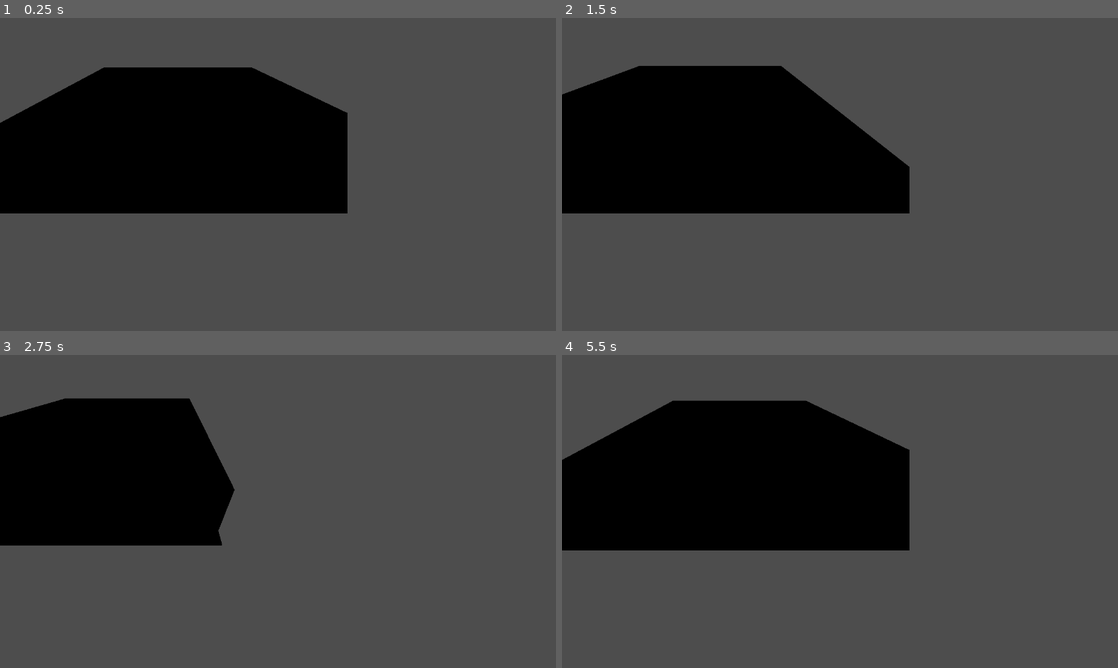
Above: before the commit, frames 1-4 (two rows, left to right).
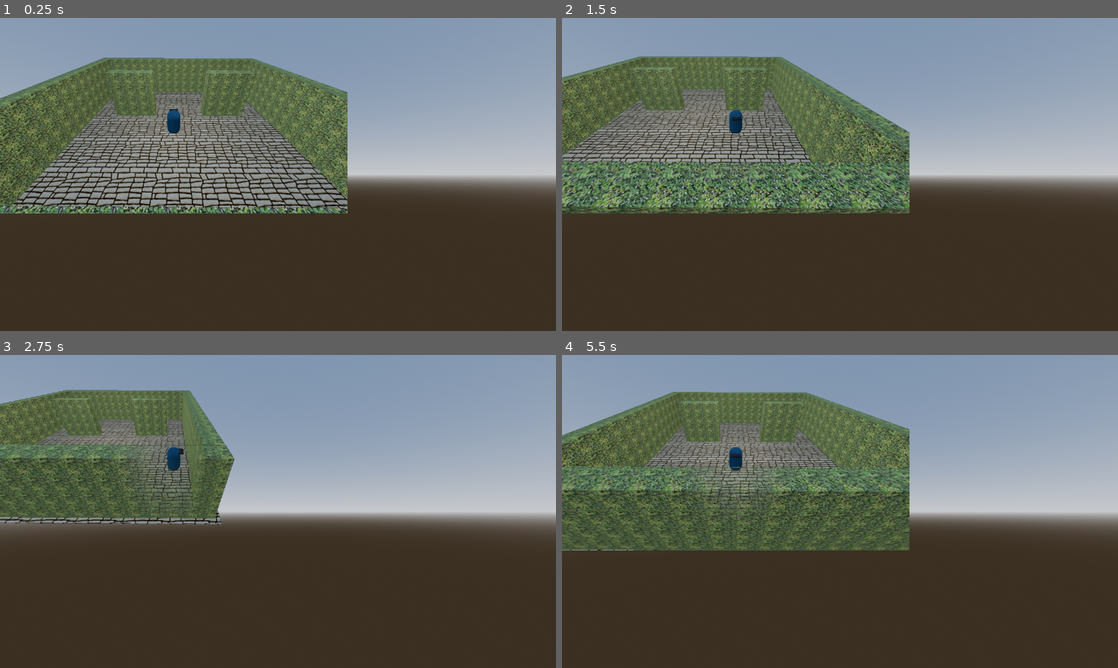
Above: after the commit, the same moments.

Repository: chumofchums/Abberation
Game: Godot game, scene res://world.tscn
Same seed, same stepped clock (60 frames per second), same inputs: the game is played once before the commit and once after it. Before the commit the project has no main scene; this scene is started directly in both runs.
Inputs:
- Up to frame 1 (0.25 s): no input
- Up to frame 2 (1.5 s): tap Enter (ui_accept) at 0.5, 0.77 s; hold D (right) 0.53-1.28 s; hold S (down) from 1.28 s (still down)
- Up to frame 3 (2.75 s): tap Enter (ui_accept) at 1.52 s; release S (down) at 2.03 s; hold D (right) from 2.03 s (still down)
- Up to frame 4 (5.5 s): release D (right) at 2.78 s; hold W (up) 2.78-3.53 s; tap Enter (ui_accept) at 3.02, 3.77, 4.52 s; hold A (left) 3.53-5.03 s; hold S (down) from 5.03 s (still down)

The runs differ from the first frame. In frame 1, 98% of the frame differs, in the area x 0-100%, y 0-100%; in frame 2, 98%; in frame 3, 98%; in frame 4, 98%.

Commit message:
add foreground shader

Diff:
--- /dev/null
+++ b/auto_hider.gd
@@ -0,0 +1,21 @@
+extends CSGBox3D
+
+var layer = 0
+
+func _process(delta: float) -> void:
+	if Globals.Player.position.z > position.z - self.size.z / 2:
+		set_to_background()
+	else:
+		set_to_foreground()
+
+func set_to_foreground():
+	if layer != 2:
+		layer = 2
+		set_layer_mask_value(1, false)
+		set_layer_mask_value(2, true)
+
+func set_to_background():
+	if layer != 1:
+		layer = 1
+		set_layer_mask_value(1, true)
+		set_layer_mask_value(2, false)
--- a/materials/cobblestones.tres
+++ b/materials/cobblestones.tres
@@ -8,7 +8,7 @@
 
 [resource]
 albedo_texture = ExtResource("1_uetw7")
-roughness = 0.14
+metallic_specular = 0.0
 roughness_texture = ExtResource("5_6njsv")
 roughness_texture_channel = 4
 normal_enabled = true
--- a/player/Player.gd
+++ b/player/Player.gd
@@ -2,7 +2,6 @@
 
 @onready var visuals: Node3D = $visuals
 @onready var camera_boom: Node3D = $camera_boom
-
 
 const WALK_SPEED= 5.0
 const SPRINT_SPEED = 8.0
--- a/player/Player.tscn
+++ b/player/Player.tscn
@@ -36,4 +36,4 @@
 surface_material_override/0 = SubResource("StandardMaterial3D_b4a85")
 
 [node name="camera_boom" type="Node3D" parent="."]
-transform = Transform3D(1, 0, 0, 0, 0.830285, 0.557339, 0, -0.557339, 0.830285, 0, 7.78088, 7.1633)
+transform = Transform3D(1, 0, 0, 0, 0.830285, 0.557339, 0, -0.557339, 0.830285, 0, 6.82295, 7.80632)
--- a/player/camera_rig.tscn
+++ b/player/camera_rig.tscn
@@ -1,6 +1,14 @@
-[gd_scene load_steps=2 format=3 uid="uid://ds40wxfs84avs"]
+[gd_scene load_steps=4 format=3 uid="uid://ds40wxfs84avs"]
 
 [ext_resource type="Script" path="res://player/camera_rig.gd" id="1_d3d3w"]
+[ext_resource type="Shader" path="res://player/fg_viewport_1.gdshader" id="2_m5sjt"]
+
+[sub_resource type="ShaderMaterial" id="ShaderMaterial_ypdt7"]
+shader = ExtResource("2_m5sjt")
+shader_parameter/MULTIPLIER = 0.5
+shader_parameter/SCALE = 0.3
+shader_parameter/SOFTNESS = 0.675
+shader_parameter/BASE_OPACITY = 1.0
 
 [node name="CameraRig" type="Node3D"]
 script = ExtResource("1_d3d3w")
@@ -16,13 +24,16 @@
 grow_vertical = 2
 
 [node name="background_viewport" type="SubViewport" parent="base_cam/background_viewport_container"]
+transparent_bg = true
 handle_input_locally = false
 size = Vector2i(1280, 720)
 render_target_update_mode = 4
 
 [node name="background_cam" type="Camera3D" parent="base_cam/background_viewport_container/background_viewport"]
+cull_mask = 1
 
 [node name="foreground_viewport_container" type="SubViewportContainer" parent="base_cam"]
+material = SubResource("ShaderMaterial_ypdt7")
 anchors_preset = 15
 anchor_right = 1.0
 anchor_bottom = 1.0
@@ -30,8 +41,10 @@
 grow_vertical = 2
 
 [node name="foreground_viewport" type="SubViewport" parent="base_cam/foreground_viewport_container"]
+transparent_bg = true
 handle_input_locally = false
 size = Vector2i(1280, 720)
 render_target_update_mode = 4
 
 [node name="foreground_cam" type="Camera3D" parent="base_cam/foreground_viewport_container/foreground_viewport"]
+cull_mask = 2
--- /dev/null
+++ b/player/fg_viewport_1.gdshader
@@ -0,0 +1,30 @@
+shader_type canvas_item;
+
+uniform float MULTIPLIER = 0.56; // adjusts the height of the vignette effect
+uniform float SCALE = 0.5; // adjusts the size of the vignette
+uniform float SOFTNESS = 0.45; // adjusts the smoothness of the edges
+
+uniform float BASE_OPACITY = 0.6; // sets the opacity of the vignette effect
+
+void fragment(){ // beginning of the fragment shader function
+
+	// calculate the distance from the center of the canvas item to each pixel, taking into account the MULTIPLIER variable to adjust the height of the vignette
+	float val = distance(vec2(UV.x , UV.y * MULTIPLIER), vec2(0.5 , 0.5 * MULTIPLIER));
+
+	// divide the val variable by the SCALE variable to adjust the size of the vignette
+	val = val / SCALE;
+
+	// apply a smoothstep function to the val variable, creating a smooth gradient from the center of the canvas item to the edges based on the SOFTNESS variable. This creates the actual vignette.
+	float vignette = smoothstep(0.0, SOFTNESS, val);
+
+	// if the vignette is greater than the BASE_OPACITY variable, set it to BASE_OPACITY. This allows you to set a base opacity for the layer
+	if(vignette > BASE_OPACITY){
+		vignette = BASE_OPACITY;
+	}
+
+	// if the alpha value of the pixel is greater than 0.99 apply the effect
+	if(COLOR.a > 0.99){
+		COLOR = vec4(COLOR.r,COLOR.g,COLOR.b , vignette );
+	}
+
+}
--- a/project.godot
+++ b/project.godot
@@ -11,6 +11,7 @@
 [application]
 
 config/name="Abberation"
+run/main_scene="res://world.tscn"
 config/features=PackedStringArray("4.2", "Forward Plus")
 config/icon="res://icon.svg"
 
--- a/world.tscn
+++ b/world.tscn
@@ -1,11 +1,28 @@
-[gd_scene load_steps=5 format=3 uid="uid://cmxvgauvx41nb"]
+[gd_scene load_steps=9 format=3 uid="uid://cmxvgauvx41nb"]
 
 [ext_resource type="Material" uid="uid://cjjba7srjvvd2" path="res://materials/cobblestones.tres" id="1_0et4a"]
 [ext_resource type="Material" uid="uid://dpwrvtysthavr" path="res://materials/hedgeWall.tres" id="2_kbh0v"]
+[ext_resource type="Script" path="res://auto_hider.gd" id="3_cvm21"]
 [ext_resource type="PackedScene" uid="uid://c7vdlgbnnymss" path="res://player/Player.tscn" id="3_opcvc"]
 [ext_resource type="PackedScene" uid="uid://ds40wxfs84avs" path="res://player/camera_rig.tscn" id="4_kucr0"]
 
+[sub_resource type="ProceduralSkyMaterial" id="ProceduralSkyMaterial_757gv"]
+sky_horizon_color = Color(0.64625, 0.65575, 0.67075, 1)
+ground_horizon_color = Color(0.64625, 0.65575, 0.67075, 1)
+
+[sub_resource type="Sky" id="Sky_t0qja"]
+sky_material = SubResource("ProceduralSkyMaterial_757gv")
+
+[sub_resource type="Environment" id="Environment_0fg2b"]
+background_mode = 2
+sky = SubResource("Sky_t0qja")
+tonemap_mode = 2
+glow_enabled = true
+
 [node name="world" type="Node3D"]
+
+[node name="WorldEnvironment" type="WorldEnvironment" parent="."]
+environment = SubResource("Environment_0fg2b")
 
 [node name="level" type="Node3D" parent="."]
 
@@ -17,6 +34,7 @@
 
 [node name="HedgeWall" type="CSGBox3D" parent="level"]
 transform = Transform3D(1, 0, 0, 0, 1, 0, 0, 0, 1, 0.5, 2, 7.267)
+layers = 2
 material_override = ExtResource("2_kbh0v")
 use_collision = true
 size = Vector3(18, 4, 1)
@@ -39,6 +57,28 @@
 use_collision = true
 size = Vector3(16.171, 4, 1)
 
+[node name="HedgeWall5" type="CSGBox3D" parent="level"]
+transform = Transform3D(1, 0, 0, 0, 1, 0, 0, 0, 1, -3.59749, 2, -2.80614)
+layers = 2
+material_override = ExtResource("2_kbh0v")
+use_collision = true
+size = Vector3(3.66895, 4, 1)
+script = ExtResource("3_cvm21")
+
+[node name="HedgeWall6" type="CSGBox3D" parent="level"]
+transform = Transform3D(1, 0, 0, 0, 1, 0, 0, 0, 1, 4.56888, 2, -2.80614)
+layers = 2
+material_override = ExtResource("2_kbh0v")
+use_collision = true
+size = Vector3(3.66895, 4, 1)
+script = ExtResource("3_cvm21")
+
 [node name="Player" parent="." instance=ExtResource("3_opcvc")]
+transform = Transform3D(0.999987, -0.00290081, 0.00409074, 0.00290949, 0.999994, -0.00211622, -0.00408457, 0.00212809, 0.999989, 0, 0, 0)
 
 [node name="CameraRig" parent="." instance=ExtResource("4_kucr0")]
+
+[node name="OmniLight3D" type="OmniLight3D" parent="."]
+transform = Transform3D(1, 0, 0, 0, 1, 0, 0, 0, 1, 0, 6.66301, 0)
+layers = 3
+omni_range = 20.896
